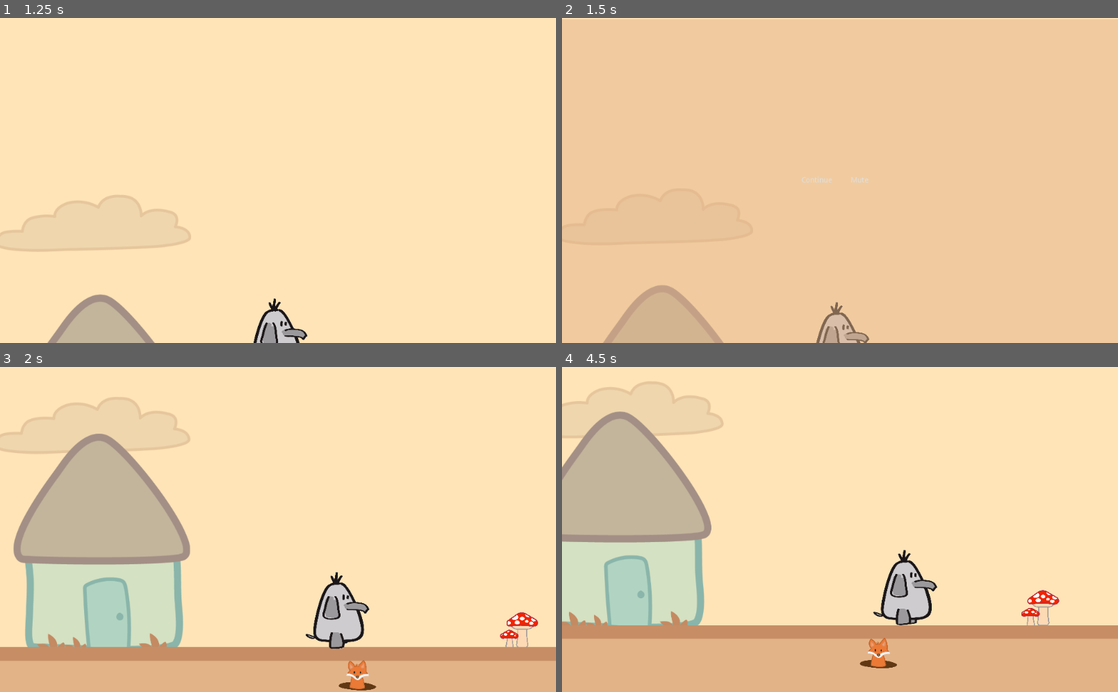
Above: before the commit, frames 1-4 (two rows, left to right).
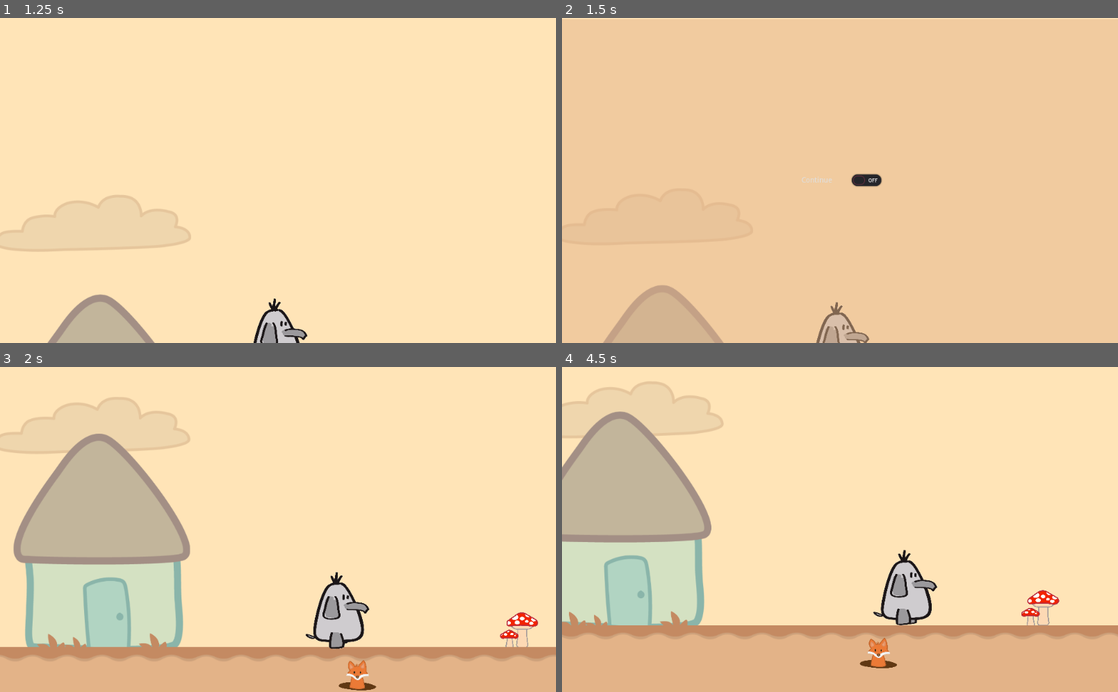
Above: after the commit, the same moments.

Repository: wlaj/allie-the-ellie-mobile-app
Game: Godot game, scene res://scenes/Menu.tscn
Two runs of this game, one before a commit and one after it. Both use one fixed random seed, a clock stepped at 60 frames per second and the inputs below. Video files are missing from this copy of the repository; at most half a second of black plays in their place.
Inputs (mouse positions are in pixels of both pictures, inside the frame that each line leads up to):
- Up to frame 1 (1.25 s): click (278, 180) at 0.5 s
- Up to frame 2 (1.5 s): tap Enter (ui_accept) at 1.25 s; move the mouse to (962, 164) at 1.27 s; hold Right (right) from 1.28 s (still down); click (962, 164) at 1.42 s
- Up to frame 3 (2 s): keep holding Right (right); tap Space (jump) at 1.52 s
- Up to frame 4 (4.5 s): move the mouse to (728, 545) at 2.02 s; tap Space (jump) at 2.27 s; release Right (right) at 2.75 s; click (862, 529) at 2.75 s, where only the run before the commit has a clickable "Mute"; click (867, 529) at 3.52 s; click "Continue" at 4.25 s

Frame 1 is identical in both runs. In frame 2, 0.2% of the frame differs, in the area x 52-58%, y 47-52%; in frame 3, 0.6%, in the area x 0-100%, y 89-91%; in frame 4, 0.6%.

Commit message:
v1.6.0 - Added turn off feature for music

Diff:
--- a/Platform/autoloads/MusicController.gd
+++ b/Platform/autoloads/MusicController.gd
@@ -6,6 +6,5 @@
 	pass
 
 func play_music():
-
 	$Music.stream = battle_music
 	$Music.play()
--- a/Platform/autoloads/MusicController.tscn
+++ b/Platform/autoloads/MusicController.tscn
@@ -6,3 +6,4 @@
 script = ExtResource( 1 )
 
 [node name="Music" type="AudioStreamPlayer" parent="."]
+volume_db = -20.0
--- a/Platform/autoloads/Pause.gd
+++ b/Platform/autoloads/Pause.gd
@@ -1,5 +1,4 @@
 extends CanvasLayer
-
 
 func _ready():
 	set_visible(false)
@@ -21,5 +20,11 @@
 		node.visible = is_visible
 
 
-func _on_MusicButton_pressed():
-	pass
+
+func _on_CheckButton_toggled(button_pressed):
+	if(button_pressed):
+		var master_sound = AudioServer.get_bus_index("Master")
+		AudioServer.set_bus_mute(master_sound, true)
+	else:
+		var master_sound = AudioServer.get_bus_index("Master")
+		AudioServer.set_bus_mute(master_sound, false)
--- a/Platform/autoloads/Pause.tscn
+++ b/Platform/autoloads/Pause.tscn
@@ -12,9 +12,9 @@
 anchor_right = 1.0
 anchor_bottom = 1.0
 margin_left = -0.396851
-margin_top = 1.5874
+margin_top = 2.38202
 margin_right = -0.396851
-margin_bottom = 1.5874
+margin_bottom = 2.38202
 texture = ExtResource( 2 )
 expand = true
 __meta__ = {
@@ -36,20 +36,18 @@
 "_edit_use_anchors_": false
 }
 
-[node name="MusicButton" type="Button" parent="."]
+[node name="CheckButton" type="CheckButton" parent="."]
 anchor_left = 0.5
 anchor_top = 0.5
 anchor_right = 0.5
 anchor_bottom = 0.5
-margin_left = 14.2394
-margin_top = -9.60315
-margin_right = 59.2394
-margin_bottom = 10.3969
-text = "Mute"
-flat = true
+margin_left = 12.0283
+margin_top = -20.0
+margin_right = 88.0283
+margin_bottom = 20.0
 __meta__ = {
 "_edit_use_anchors_": false
 }
 
 [connection signal="pressed" from="Button" to="." method="_on_Button_pressed"]
-[connection signal="pressed" from="MusicButton" to="." method="_on_MusicButton_pressed"]
+[connection signal="toggled" from="CheckButton" to="." method="_on_CheckButton_toggled"]
--- /dev/null
+++ b/Platform/autoloads/Timer.gd
@@ -0,0 +1,13 @@
+extends Control
+
+var DisplayValue = 0
+
+onready var timer = get_node("Timer")
+
+func _ready():
+	timer.set_wait_time(2)
+	timer.start()
+
+
+func _on_Timer_timeout():
+	DisplayValue += 1
--- /dev/null
+++ b/Platform/autoloads/Timer.tscn
@@ -0,0 +1,22 @@
+[gd_scene load_steps=2 format=2]
+
+[ext_resource path="res://autoloads/Timer.gd" type="Script" id=1]
+
+[node name="Main" type="Control"]
+anchor_right = 1.0
+anchor_bottom = 1.0
+script = ExtResource( 1 )
+__meta__ = {
+"_edit_use_anchors_": false
+}
+
+[node name="Display" type="Label" parent="."]
+margin_right = 40.0
+margin_bottom = 14.0
+__meta__ = {
+"_edit_use_anchors_": false
+}
+
+[node name="Timer" type="Timer" parent="."]
+
+[connection signal="timeout" from="Timer" to="." method="_on_Timer_timeout"]
Binary file changed: Platform/assets/tiles/grond-top.png
Not shown, changed: mid-production-v1.5.apk
